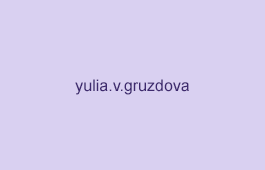
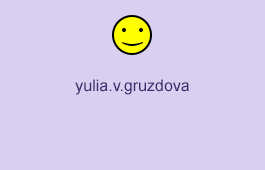
Layered file, before and after one edit (265x170). Changes by layer:
added group "Группа 1" with 4 layers above "name" over [112, 15, 152, 55]
added layer "Фигура 1" in group "Группа 1" over [122, 42, 143, 46]
added layer "Эллипс 2 копия" in group "Группа 1" over [139, 28, 143, 32]
added layer "Эллипс 2" in group "Группа 1" over [122, 28, 126, 32]
added layer "Эллипс 1" in group "Группа 1" over [112, 15, 152, 55]
